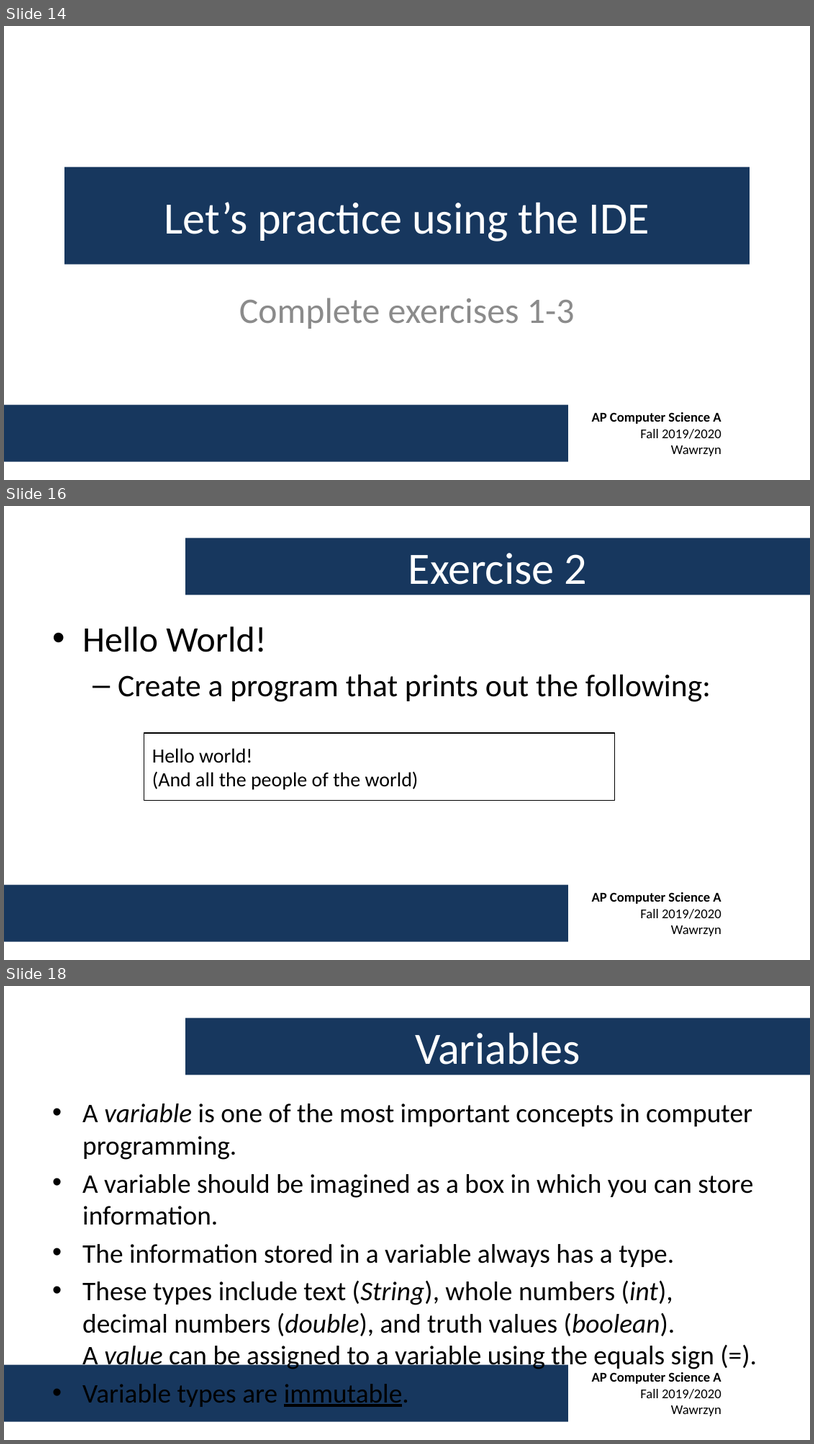
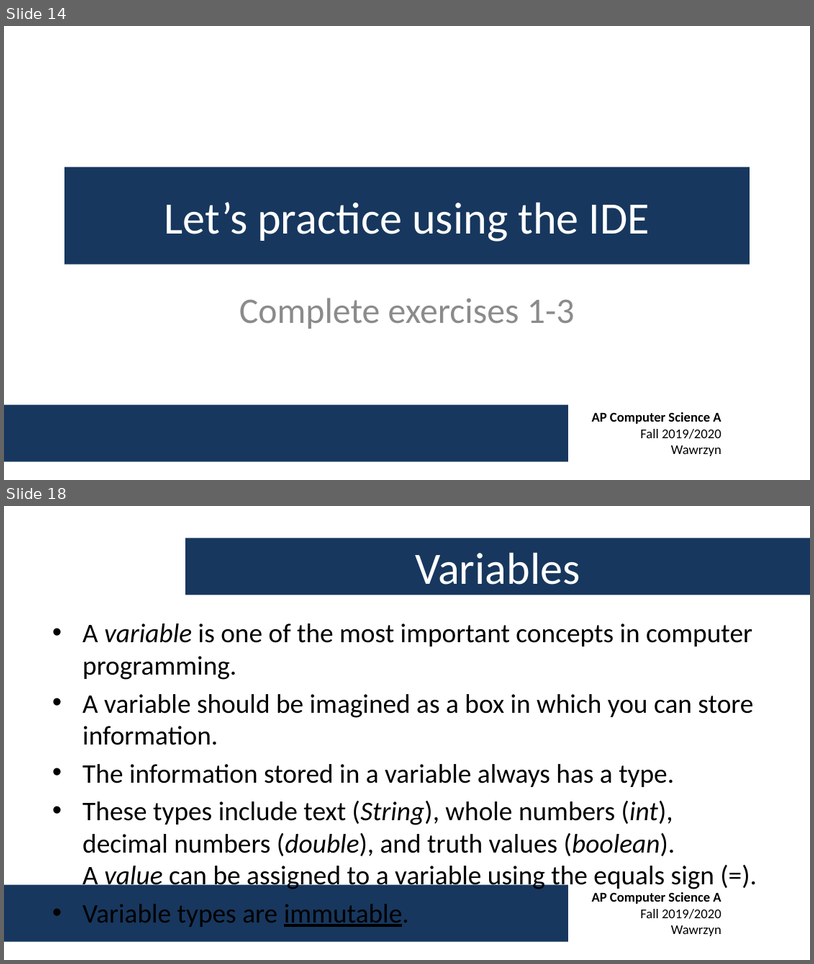
Before and after one commit to swawrzyn/shtcs-ap-cs-fall-2019, a slide deck: Week 1/AP CS A - Week 1 Lecture.pptx. Shown one above the other, each under a label of ours: slides 14, 16 and 18 before the commit, slides 14 and 18 after it; the slides between them are not shown. The pictures are 814x1444 and 814x964 pixels, drawn with LibreOffice and Linux fonts; fonts in the diff are those of the drawing; background and template pictures are left out. Boxes give left, top, right and bottom in pixels: in the first picture for what was removed or moved away, otherwise in the second. Text is boxed around its words. In the diff, an @@ line names an element or a change of style, - is before the commit and + after.

```diff
--- a/Week 1/AP CS A - Week 1 Lecture.pptx
+++ b/Week 1/AP CS A - Week 1 Lecture.pptx
@@ slide 16 removed at bbox=[4, 506, 810, 960], background #FFFFFF; not listed: 2 template elements that a slide beside it also shows @@
@@ title removed at bbox=[185, 538, 810, 595] @@
-Exercise 2
@@ text removed at bbox=[82, 626, 711, 702] @@
-• Hello World!
-  – Create a program that prints out the following:
@@ rectangle removed at bbox=[144, 733, 615, 800] @@
-Hello world!
-(And all the people of the world)
```
Also in this commit, not shown: 1 slide changed, 11 slides added, 5 other slides removed.
